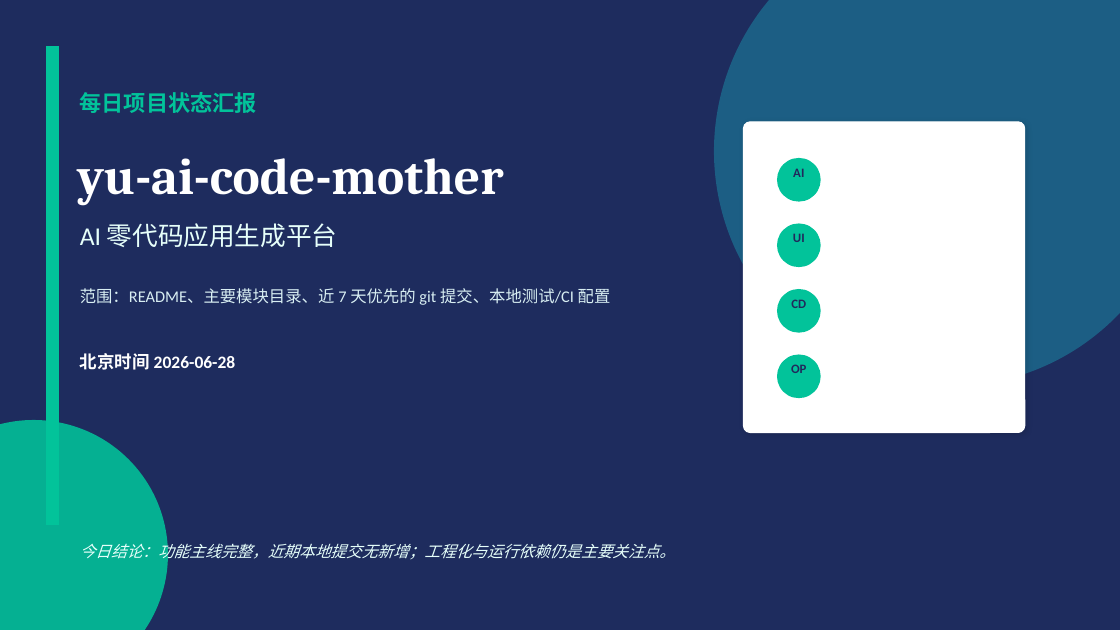
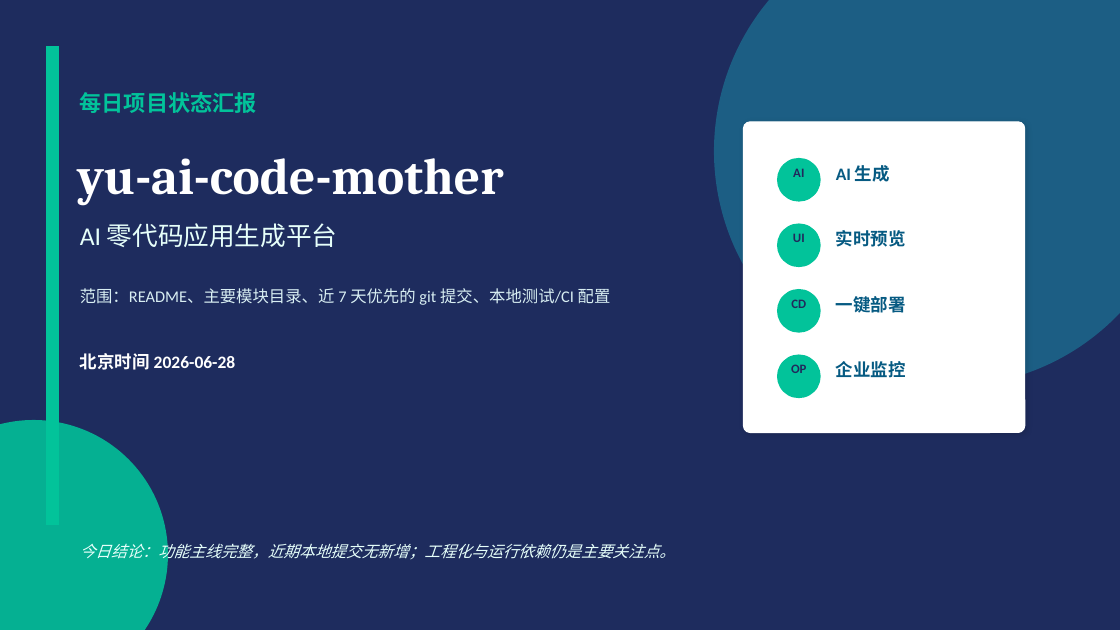
Before and after one commit to liyupi/yu-ai-code-mother, a slide deck: slide 1 of docs/reports/project-status-2026-06-28.pptx. Drawn at 1120x630 pixels with LibreOffice and Linux fonts; fonts in the diff are those of the drawing. Boxes give left, top, right and bottom in pixels: in the first picture for what was removed or moved away, otherwise in the second. Text is boxed around its words. In the diff, an @@ line names an element or a change of style, - is before the commit and + after.

```diff
--- a/docs/reports/project-status-2026-06-28.pptx
+++ b/docs/reports/project-status-2026-06-28.pptx
@@ text added at [836, 165, 890, 182], 15 pt, text #065A82, bold @@
+AI 生成
@@ text added at [836, 230, 906, 247], 15 pt, text #065A82, bold @@
+实时预览
@@ text added at [836, 296, 906, 313], 15 pt, text #065A82, bold @@
+一键部署
@@ text added at [836, 361, 906, 378], 15 pt, text #065A82, bold @@
+企业监控
```
Also in this commit, not shown: 1 other slide changed.
